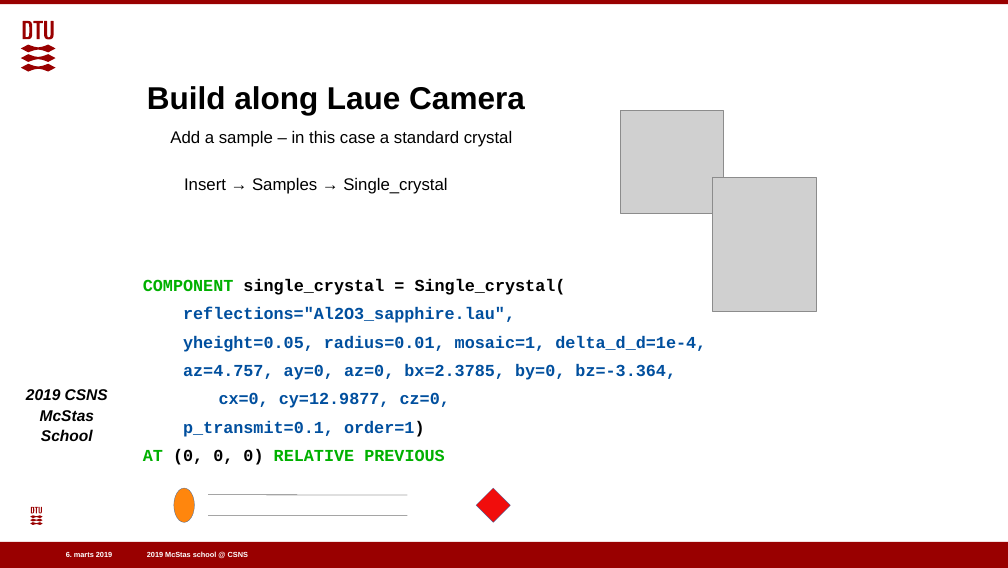
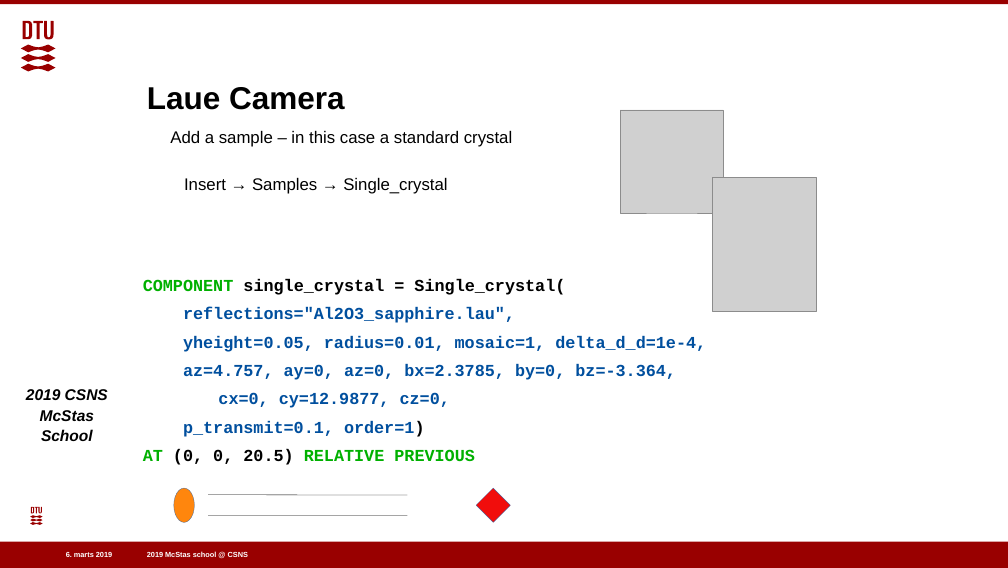
Before and after one commit to eddymaoui/Schools, a slide deck: slide 5 of CSNS_March_2019/3_Wednesday_March_27th/3_sample_and_keyword_exercise/3_sample_practical_powders_sx.pptx. Drawn at 1008x568 pixels with LibreOffice and Linux fonts; fonts in the diff are those of the drawing; grey boxes stand for pictures; background and template pictures are left out. Boxes give left, top, right and bottom in pixels: in the first picture for what was removed or moved away, otherwise in the second. Text is boxed around its words. In the diff, an @@ line names an element or a change of style, - is before the commit and + after.

Commit message:
update Laue and poweder exercise

```diff
--- a/CSNS_March_2019/3_Wednesday_March_27th/3_sample_and_keyword_exercise/3_sample_practical_powders_sx.pptx
+++ b/CSNS_March_2019/3_Wednesday_March_27th/3_sample_and_keyword_exercise/3_sample_practical_powders_sx.pptx
@@ text at (x1=147, y1=87, x2=345, y2=110): text changed @@
-Build along Laue Camera
+Laue Camera
@@ text at (x1=143, y1=449, x2=475, y2=465): text changed @@
-AT (0, 0, 0) RELATIVE PREVIOUS
+AT (0, 0, 20.5) RELATIVE PREVIOUS
```
Also in this commit, not shown: 14 other slides changed, 1 slide added, 2 other files.
